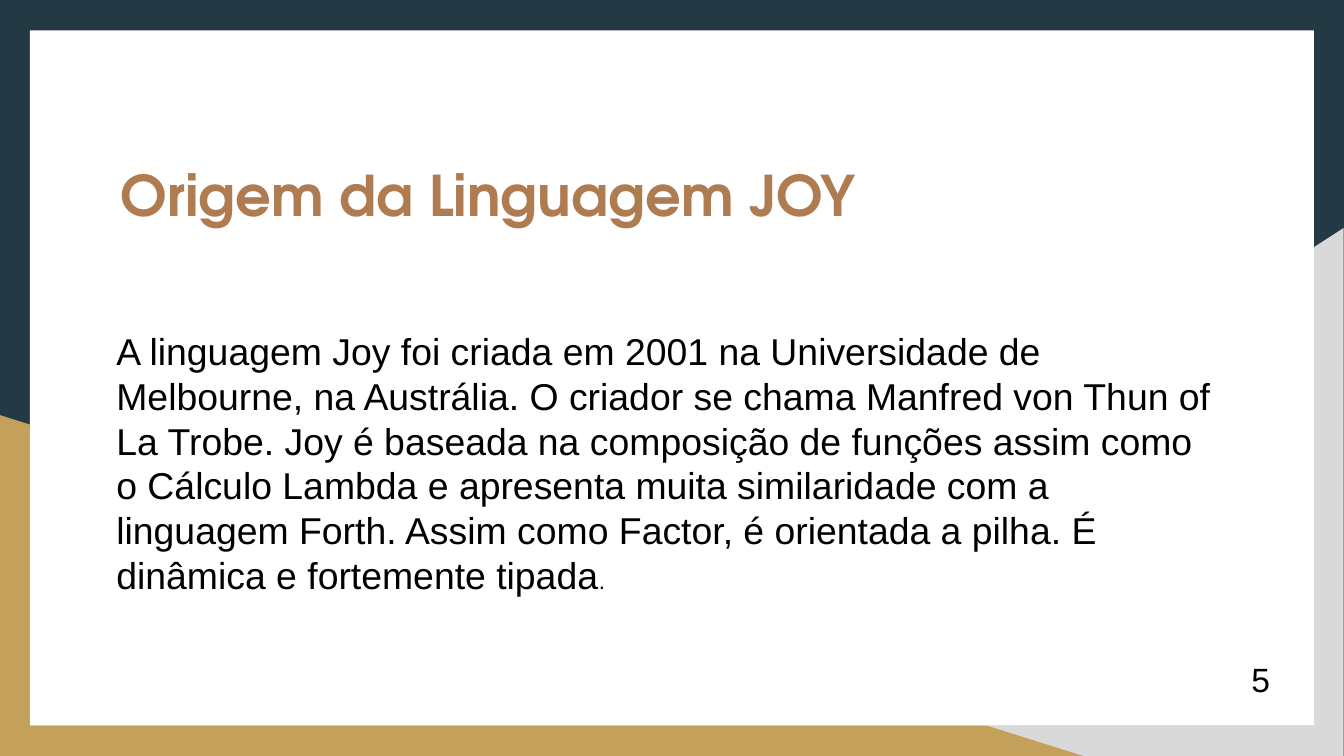
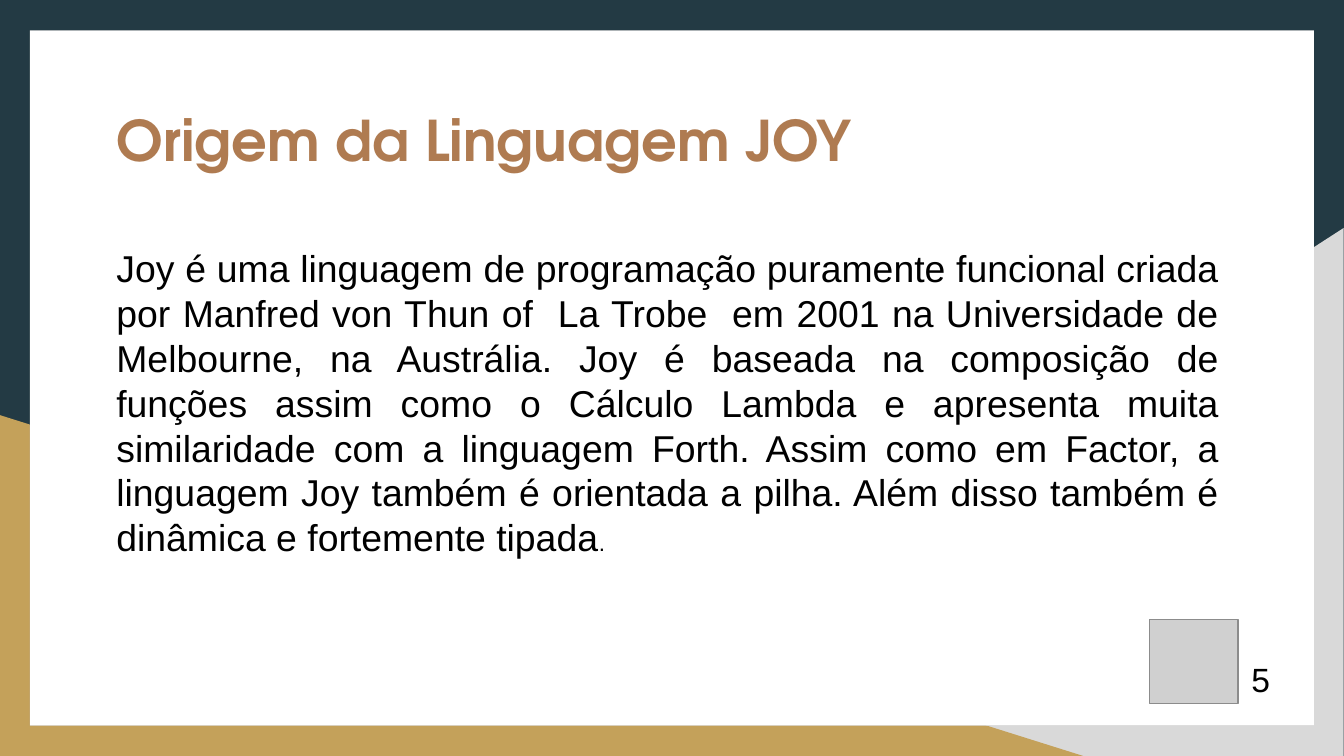
Before and after one commit to wellshiniti/Cat-Joy, a slide deck: slide 5 of PARADIGMA_FUNCIONAL__Linguagens_CAT_e_JOY_2.pptx (slide 4 before the commit). Drawn at 1344x756 pixels with LibreOffice and Linux fonts; fonts in the diff are those of the drawing; grey boxes stand for pictures. Boxes give left, top, right and bottom in pixels: in the first picture for what was removed or moved away, otherwise in the second. Text is boxed around its words. In the diff, an @@ line names an element or a change of style, - is before the commit and + after.

```diff
--- a/PARADIGMA_FUNCIONAL__Linguagens_CAT_e_JOY_2.pptx
+++ b/PARADIGMA_FUNCIONAL__Linguagens_CAT_e_JOY_2.pptx
@@ text "Origem da Linguagem JOY" moved from (x1=120, y1=173, x2=855, y2=229) to (x1=116, y1=118, x2=851, y2=174) @@
@@ text at (x1=116, y1=254, x2=1219, y2=559): text changed @@
-A linguagem Joy foi criada em 2001 na Universidade de Melbourne, na Austrália. O criador se chama Manfred von Thun of La Trobe. Joy é baseada na composição de funções assim como o Cálculo Lambda e apresenta muita similaridade com a linguagem Forth. Assim como Factor, é orientada a pilha. É dinâmica e fortemente tipada.
+Joy é uma linguagem de programação puramente funcional criada por Manfred von Thun of La Trobe em 2001 na Universidade de Melbourne, na Austrália. Joy é baseada na composição de funções assim como o Cálculo Lambda e apresenta muita similaridade com a linguagem Forth. Assim como em Factor, a linguagem Joy também é orientada a pilha. Além disso também é dinâmica e fortemente tipada.
@@ picture added at (x1=1150, y1=620, x2=1239, y2=703) @@
```
Also in this commit, not shown: 13 other slides changed, 1 slide added.
